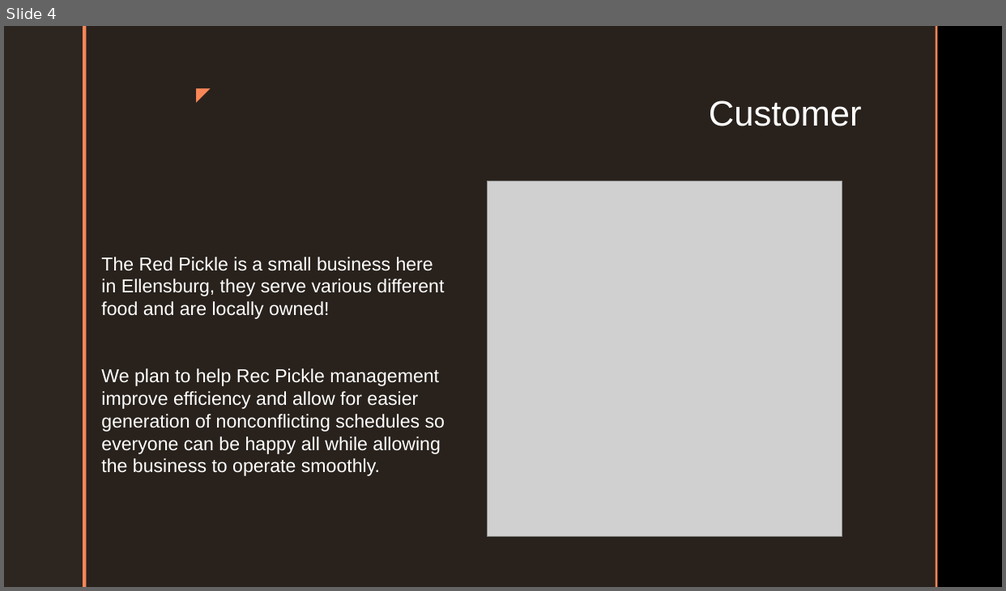
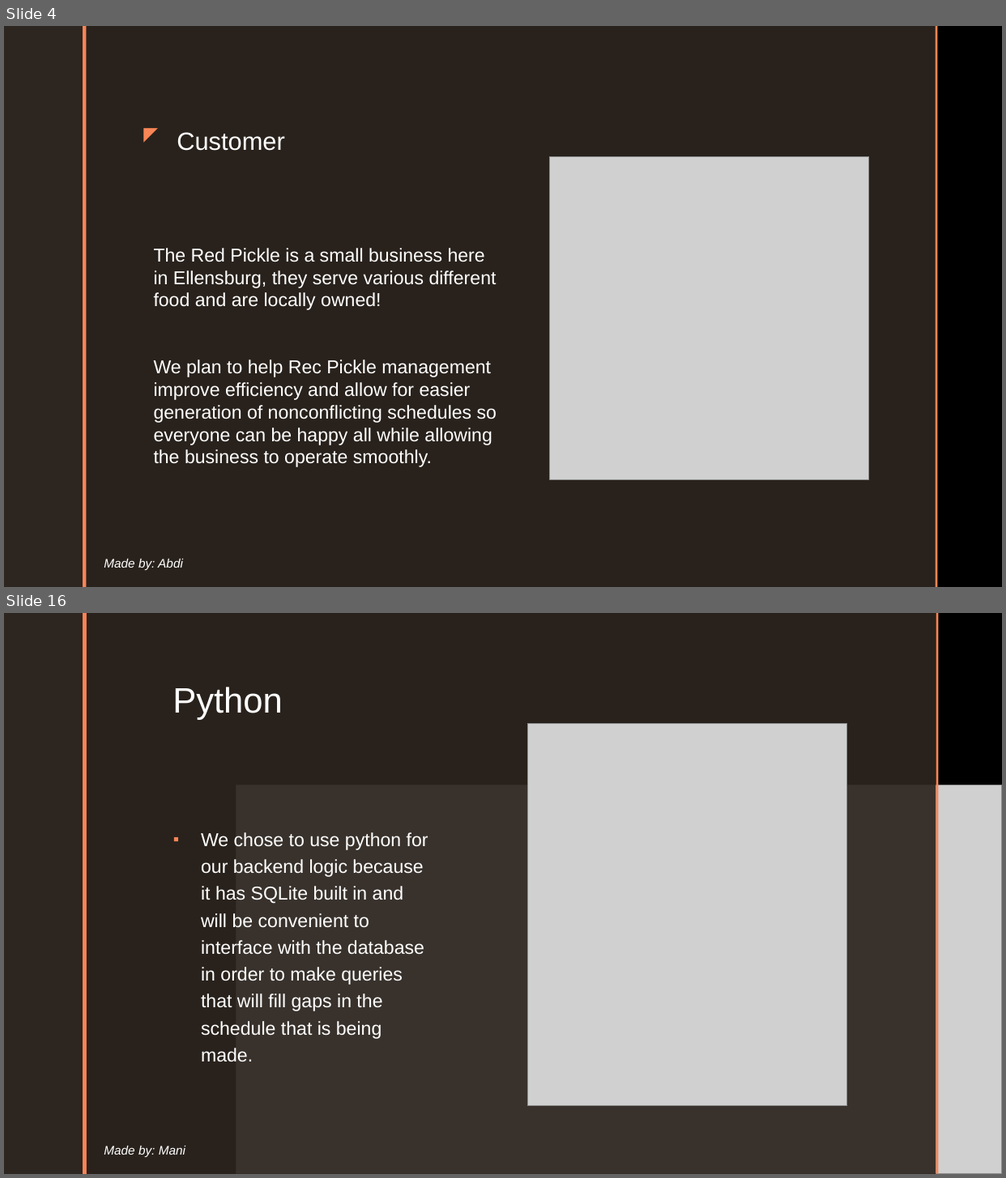
Before and after one commit to cushonz/Capstone_Project, a slide deck: individual_Work/homework/Midterm_presentation.pptx. Shown one above the other, each under a label of ours: slide 4 before the commit, slides 4 and 16 after it; the slides between them are not shown. The pictures are 1006x591 and 1006x1178 pixels, drawn with LibreOffice and Linux fonts; fonts in the diff are those of the drawing; grey boxes stand for pictures; background and template pictures are left out. Boxes give left, top, right and bottom in pixels: in the first picture for what was removed or moved away, otherwise in the second. Text is boxed around its words. In the diff, an @@ line names an element or a change of style, - is before the commit and + after.

Commit message:
Database

```diff
--- a/individual_Work/homework/Midterm_presentation.pptx
+++ b/individual_Work/homework/Midterm_presentation.pptx
@@ slide 16 added at [4, 613, 1002, 1174], background picture (left out); not listed: 2 template elements that a slide beside it also shows @@
@@ rectangle added at [4, 613, 1002, 1174], fill #000000 @@
@@ rectangle added at [4, 613, 83, 1174], fill #2D251F @@
@@ rectangle added at [83, 613, 87, 1174], fill #F98657 @@
@@ rectangle added at [87, 613, 936, 1174], fill #2D251F at 92% opacity @@
@@ rectangle added at [936, 613, 938, 1174], fill #F98657 @@
@@ title added at [172, 687, 283, 720], 34 pt, text #FFFFFF @@
+Python
@@ picture added at [528, 724, 848, 1106] @@
@@ picture added at [236, 786, 1002, 1174] @@
@@ text added at [201, 833, 428, 1062], 18 pt, text #FFFFFF @@
+▪ We chose to use python for our backend logic because it has SQLite built in and will be convenient to interface with the database in order to make queries that will fill gaps in the schedule that is being made.
@@ text added at [104, 1146, 185, 1157], 12 pt, text #FFFFFF, italic @@
+Made by: Mani
@@ slide 4 changed as well @@
@@ title "Customer": place and size @@
-title "Customer" at [709, 101, 862, 126]
+title "Customer" at [177, 132, 284, 151]
@@ title "Customer" at [177, 132, 284, 151]: size 34 to 24 pt; alignment right to left; vertical alignment top to bottom @@
@@ text "◤": place and size @@
-text "◤" at [184, 79, 217, 109]
+text "◤" at [131, 118, 165, 148]
@@ text "The Red Pickle is a ...": place and size @@
-text "The Red Pickle is a ..." at [101, 257, 445, 476]
+text "The Red Pickle is a ..." at [154, 248, 496, 467]
@@ picture: place and size @@
-picture at [488, 181, 842, 536]
+picture at [550, 156, 868, 480]
@@ text added at [104, 559, 183, 570], 12 pt, text #FFFFFF, italic @@
+Made by: Abdi
```
Also in this commit, not shown: 5 other slides changed, 14 other slides added, 7 slides removed, 2 other files.
